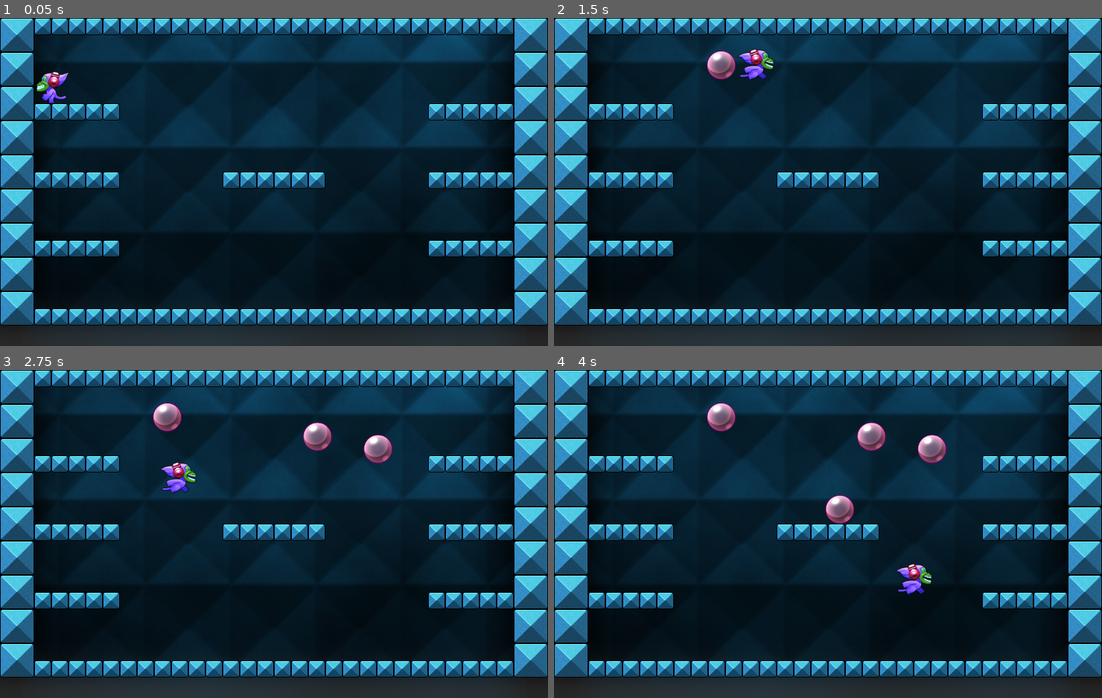
Above: before the commit, frames 1-4 (two rows, left to right).
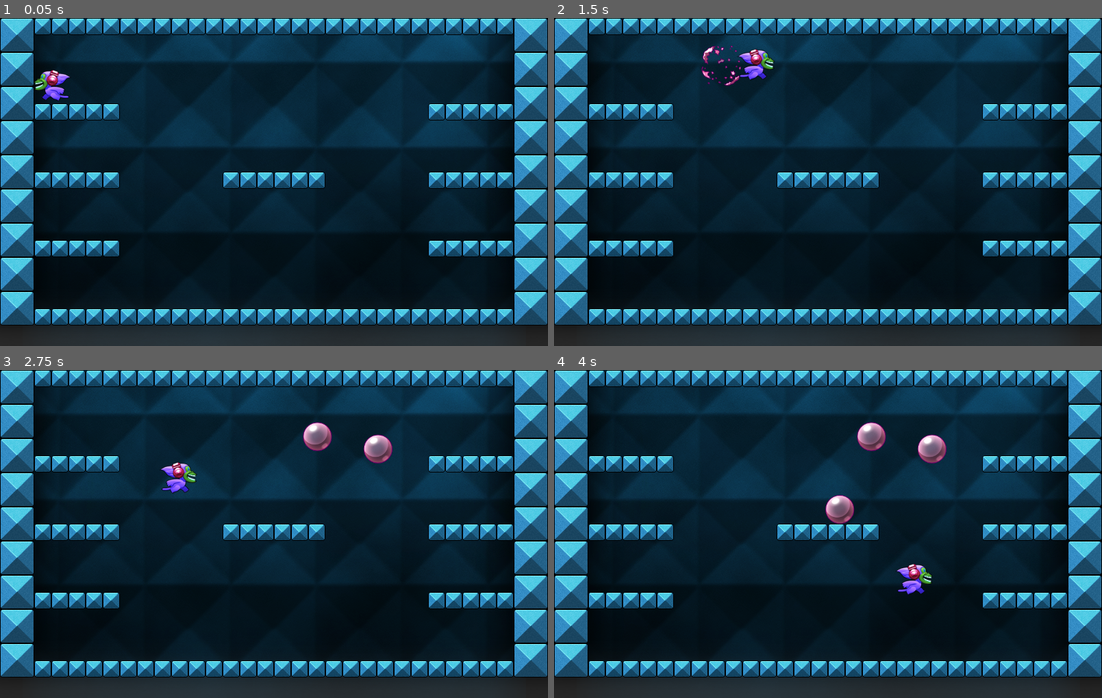
Above: after the commit, the same moments.

Repository: erik-larkin/cavern
Game: Godot game, scene res://scenes/main.tscn
Same seed, same stepped clock (60 frames per second), same inputs: the game is played once before the commit and once after it.
Inputs:
- Up to frame 1 (0.05 s): no input
- Up to frame 2 (1.5 s): tap Enter at 0.5 s; hold W (jump) 0.53-1.28 s; hold D (move_right) from 0.53 s (still down); tap Space (blow) at 0.6 s; tap W (jump) at 1.35 s
- Up to frame 3 (2.75 s): tap W (jump) at 1.52, 1.82 s; tap Space (blow) at 1.55, 2.1 s; release D (move_right) at 2.03 s; hold Left (move_left) from 2.03 s (still down); hold W (jump) from 2.03 s (still down)
- Up to frame 4 (4 s): release Left (move_left) at 2.78 s; release W (jump) at 2.78 s; hold D (move_right) from 2.78 s (still down); tap Space (blow) at 2.85 s; tap W (jump) at 3.02, 3.32 s; hold W (jump) from 3.53 s (still down)

The runs differ from the first frame. In frame 1, 0.4% of the frame differs, in the area x 6-13%, y 15-27%; in frame 2, 0.5%, in the area x 26-35%, y 8-21%; in frame 3, 0.4%; in frame 4, 0.4%.

Commit message:
player cleanup

Diff:
--- a/scenes/main.tscn
+++ b/scenes/main.tscn
@@ -20,6 +20,7 @@
 stream = ExtResource("4_ts1fq")
 volume_db = -30.0
 autoplay = true
+bus = &"Music"
 
 [connection signal="bubble_blown" from="Player" to="." method="_on_player_bubble_blown"]
 [connection signal="bubble_popped" from="Player" to="." method="_on_player_bubble_popped"]
--- a/scenes/player.tscn
+++ b/scenes/player.tscn
@@ -16,17 +16,12 @@
 radius = 22.0
 height = 58.0
 
-[sub_resource type="CapsuleShape2D" id="CapsuleShape2D_2newg"]
-radius = 23.0
-height = 58.0
-
-[sub_resource type="CapsuleShape2D" id="CapsuleShape2D_efh6k"]
-radius = 12.0
-height = 37.9999
+[sub_resource type="RectangleShape2D" id="RectangleShape2D_ahan7"]
+size = Vector2(42, 62)
 
 [sub_resource type="SegmentShape2D" id="SegmentShape2D_od5k3"]
 a = Vector2(-8, 0)
-b = Vector2(6, 0)
+b = Vector2(8, 0)
 
 [sub_resource type="AudioStreamRandomizer" id="AudioStreamRandomizer_ljxxv"]
 streams_count = 4
@@ -73,7 +68,7 @@
 
 [sub_resource type="Animation" id="Animation_i6ax7"]
 resource_name = "blow"
-length = 0.001
+length = 0.1
 tracks/0/type = "value"
 tracks/0/imported = false
 tracks/0/enabled = true
@@ -273,7 +268,7 @@
 
 [sub_resource type="AnimationNodeStateMachineTransition" id="AnimationNodeStateMachineTransition_goysa"]
 advance_mode = 2
-advance_expression = "blowing_bubble"
+advance_expression = "not can_blow_bubble"
 
 [sub_resource type="AnimationNodeStateMachineTransition" id="AnimationNodeStateMachineTransition_tyq2t"]
 switch_mode = 2
@@ -282,7 +277,7 @@
 
 [sub_resource type="AnimationNodeStateMachineTransition" id="AnimationNodeStateMachineTransition_siue1"]
 advance_mode = 2
-advance_expression = "blowing_bubble"
+advance_expression = "not can_blow_bubble"
 
 [sub_resource type="AnimationNodeStateMachineTransition" id="AnimationNodeStateMachineTransition_hf7u8"]
 switch_mode = 2
@@ -294,7 +289,7 @@
 
 [sub_resource type="AnimationNodeStateMachineTransition" id="AnimationNodeStateMachineTransition_y73ne"]
 advance_mode = 2
-advance_expression = "blowing_bubble"
+advance_expression = "not can_blow_bubble"
 
 [sub_resource type="AnimationNodeStateMachineTransition" id="AnimationNodeStateMachineTransition_m0j20"]
 switch_mode = 2
@@ -302,6 +297,10 @@
 advance_expression = "not is_on_floor()"
 
 [sub_resource type="AnimationNodeStateMachineTransition" id="AnimationNodeStateMachineTransition_fe087"]
+advance_mode = 2
+advance_expression = "velocity.y > 0"
+
+[sub_resource type="AnimationNodeStateMachineTransition" id="AnimationNodeStateMachineTransition_idywq"]
 advance_mode = 2
 advance_expression = "velocity.y > 0"
 
@@ -321,9 +320,9 @@
 states/jump/node = SubResource("AnimationNodeAnimation_1vbnk")
 states/jump/position = Vector2(213, 422)
 states/run/node = SubResource("AnimationNodeAnimation_mqv4g")
-states/run/position = Vector2(470, 163)
-transitions = ["Start", "idle", SubResource("AnimationNodeSt …(881 unchanged characters)… mationNodeStateMachineTransition_fe087")]
-graph_offset = Vector2(0, -90.4739)
+states/run/position = Vector2(468, 127)
+transitions = ["Start", "idle", SubResource("AnimationNodeSt …(881 unchanged characters)… mationNodeStateMachineTransition_fe087"), "idle", "in air", SubResource("AnimationNodeStateMachineTransition_idywq")]
+graph_offset = Vector2(0, 1.41754)
 
 [node name="Player" type="CharacterBody2D"]
 position = Vector2(516, 300)
@@ -334,7 +333,7 @@
 WALK_SPEED = 300.0
 JUMP_SPEED = 500.0
 BUBBLE_PUSH_FORCE = 500.0
-BUBBLE_BLOW_COOLDOWN = 0.1
+BUBBLE_BLOW_COOLDOWN = 0.3
 metadata/_edit_group_ = true
 
 [node name="Sprite" type="Sprite2D" parent="."]
@@ -354,16 +353,10 @@
 collision_mask = 16
 metadata/_edit_group_ = true
 
-[node name="BodyCollisionShape" type="CollisionShape2D" parent="Hitboxes/BubblePopHitbox"]
-position = Vector2(4, 0)
-shape = SubResource("CapsuleShape2D_2newg")
-debug_color = Color(0.945098, 0.192157, 0.368627, 0.419608)
-
-[node name="HeadCollisionShape" type="CollisionShape2D" parent="Hitboxes/BubblePopHitbox"]
-position = Vector2(1, -27)
-rotation = 1.57079
-shape = SubResource("CapsuleShape2D_efh6k")
-debug_color = Color(0.929412, 0.176471, 0.494118, 0.419608)
+[node name="CollisionShape" type="CollisionShape2D" parent="Hitboxes/BubblePopHitbox"]
+position = Vector2(1, -2)
+shape = SubResource("RectangleShape2D_ahan7")
+debug_color = Color(0.94902, 0.12549, 0.47451, 0.419608)
 
 [node name="BubbleBounceHitbox" type="Area2D" parent="Hitboxes"]
 position = Vector2(0, 5)
@@ -380,12 +373,16 @@
 [node name="Footsteps" type="AudioStreamPlayer2D" parent="SFX"]
 position = Vector2(-516, -300)
 stream = SubResource("AudioStreamRandomizer_ljxxv")
+bus = &"SFX"
 
 [node name="Jump" type="AudioStreamPlayer2D" parent="SFX"]
 stream = SubResource("AudioStreamRandomizer_o3ns6")
+bus = &"SFX"
 
 [node name="Blow" type="AudioStreamPlayer2D" parent="SFX"]
 stream = SubResource("AudioStreamRandomizer_67egg")
+volume_db = -10.0
+bus = &"SFX"
 
 [node name="AnimationPlayer" type="AnimationPlayer" parent="."]
 autoplay = "idle"
@@ -399,5 +396,9 @@
 advance_expression_base_node = NodePath("../..")
 "parameters/in air/blend_position" = -0.00316793
 
+[node name="BubbleBlowCooldownTimer" type="Timer" parent="."]
+one_shot = true
+
 [connection signal="body_entered" from="Hitboxes/BubblePopHitbox" to="." method="_on_bubble_pop_hitbox_body_entered"]
 [connection signal="body_entered" from="Hitboxes/BubbleBounceHitbox" to="." method="_on_bubble_bounce_hitbox_body_entered"]
+[connection signal="timeout" from="BubbleBlowCooldownTimer" to="." method="_on_bubble_blow_cooldown_timer_timeout"]
--- a/scripts/player.gd
+++ b/scripts/player.gd
@@ -12,7 +12,7 @@
 
 var gravity = ProjectSettings.get_setting("physics/2d/default_gravity")
 var direction_facing = Vector2.LEFT
-var blowing_bubble = false
+var can_blow_bubble = true
 
 
 
@@ -22,7 +22,7 @@
 
 
 func _process(_delta):
-	if Input.is_action_just_pressed("blow") and not blowing_bubble:
+	if Input.is_action_just_pressed("blow") and can_blow_bubble:
 		blow_bubble()
 
 
@@ -60,11 +60,9 @@
 
 func blow_bubble():
 	$SFX/Blow.play()
-	blowing_bubble = true
+	$BubbleBlowCooldownTimer.start(BUBBLE_BLOW_COOLDOWN)
+	can_blow_bubble = false
 	bubble_blown.emit(position, direction_facing)
-	get_tree().create_timer(BUBBLE_BLOW_COOLDOWN).timeout.connect(
-		func(): blowing_bubble = false
-	)
 
 
 func can_jump() -> bool:
@@ -76,10 +74,6 @@
 	velocity.y = -JUMP_SPEED
 
 
-func is_idle() -> bool:
-	return is_on_floor() and velocity.x == 0
-
-
 func _on_bubble_pop_hitbox_body_entered(body):
 	bubble_popped.emit(body)
 
@@ -89,3 +83,7 @@
 		jump()
 	else:
 		bubble_popped.emit(body)
+
+
+func _on_bubble_blow_cooldown_timer_timeout():
+	can_blow_bubble = true
